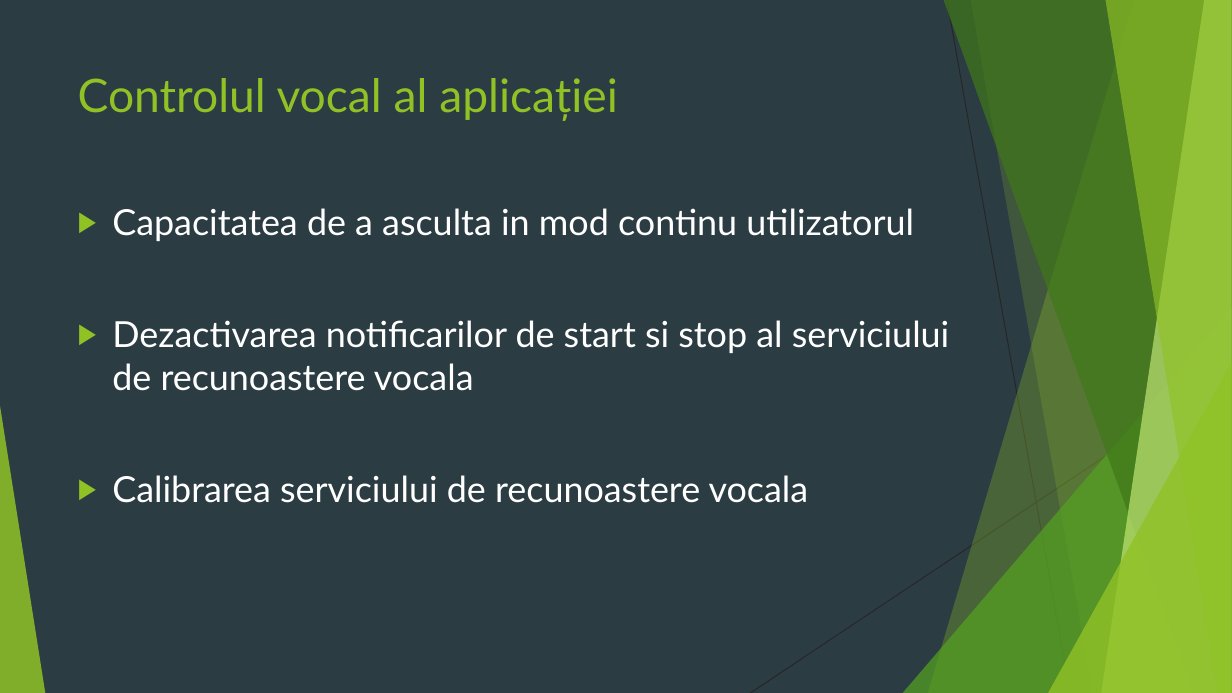
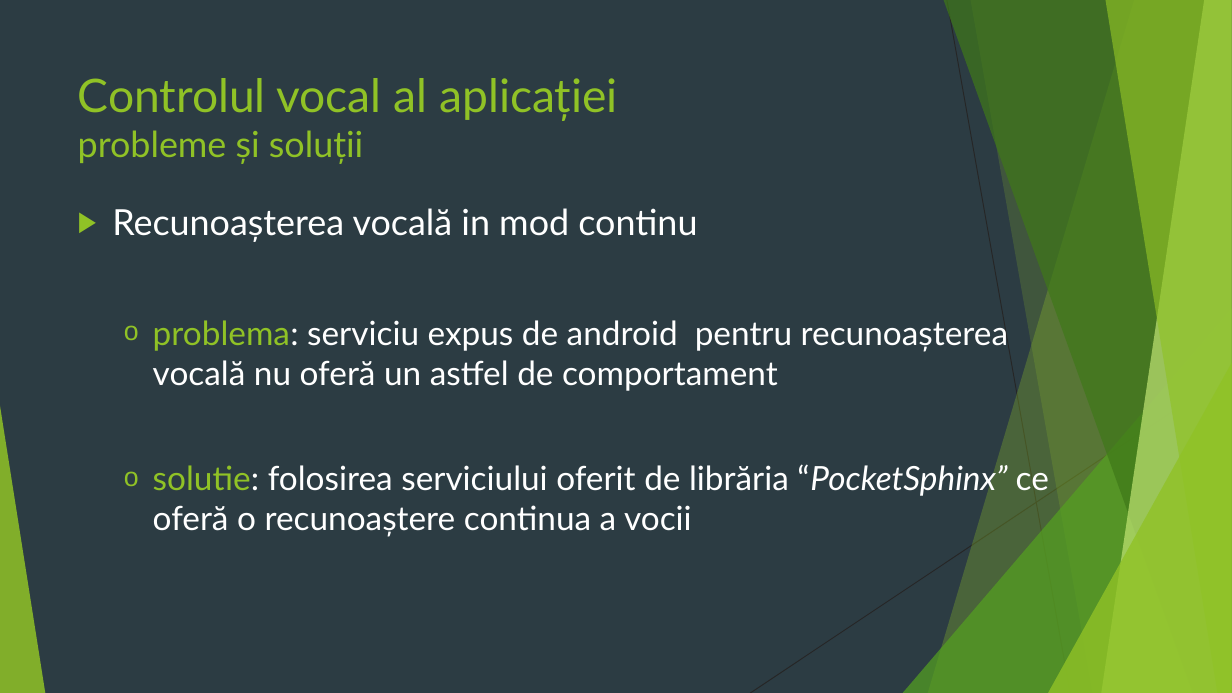
Before and after one commit to Samiicu/lucrareLicentaInformatica2020, a slide deck: slide 14 of Licenta2020BocicuSamuelEmanuel/prezentareLicenta.pptx (slide 10 before the commit). Drawn at 1232x693 pixels with LibreOffice and Linux fonts; fonts in the diff are those of the drawing. Boxes give left, top, right and bottom in pixels: in the first picture for what was removed or moved away, otherwise in the second. Text is boxed around its words. In the diff, an @@ line names an element or a change of style, - is before the commit and + after.

```diff
--- a/Licenta2020BocicuSamuelEmanuel/prezentareLicenta.pptx
+++ b/Licenta2020BocicuSamuelEmanuel/prezentareLicenta.pptx
@@ title at bbox=[78, 78, 618, 164]: text changed @@
-Controlul vocal al aplicației
+Controlul vocal al aplicației
+probleme și soluții
@@ text at bbox=[112, 208, 1049, 537]: text changed; size 28 to 26 pt @@
-▶ Capacitatea de a asculta in mod continu utilizatorul
-▶ Dezactivarea notificarilor de start si stop al serviciului de recunoastere vocala
-▶ Calibrarea serviciului de recunoastere vocala
+▶ Recunoașterea vocală in mod continu
+  o problema: serviciu expus de android pentru recunoașterea vocală nu oferă un astfel de comportament
+  o solutie: folosirea serviciului oferit de librăria “PocketSphinx” ce oferă o recunoaștere continua a vocii
```
Also in this commit, not shown: 9 other slides changed, 23 slides added, 1 slide removed.
